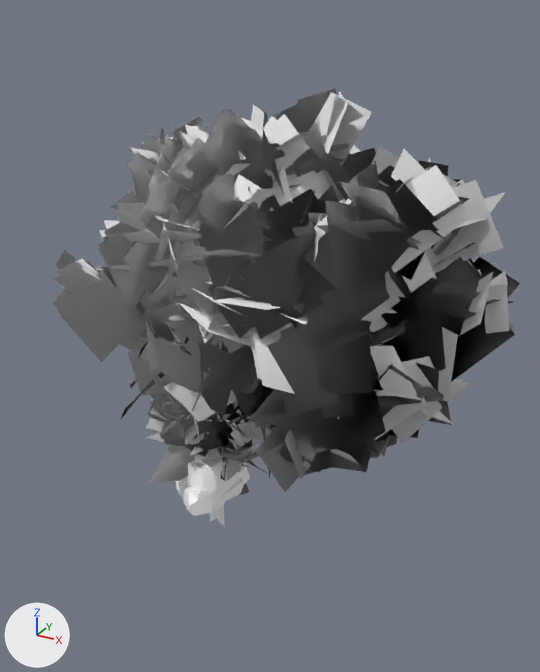
The glTF model games/verb-hatchery/assets/qnature/qnature.glb, before and after one commit.
Camera for both pictures: a 50 mm camera at (15.7, -23.5, 19.6) aimed at (2.9, -0.2, 7.9). Lighting does not change. The marker at lower left points along +X, +Y and +Z. The picture after the commit comes second.

In view in the first picture: 'CommonTree_1', 'CommonTree_2', 'DeadTree_2', 'Pine_2', 'Rock_Medium_3', 'TwistedTree_1', 'TwistedTree_3', 'TwistedTree_5' and 11 more.
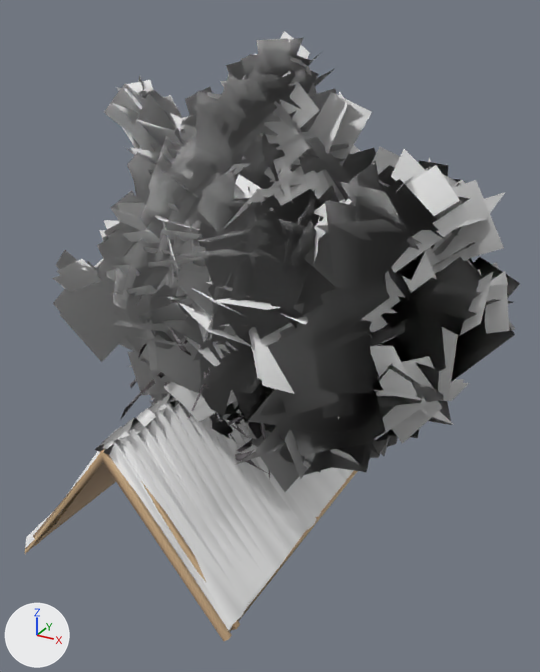
Pixel boxes (x1, y1, x2, y2) of what changed, in the pictures (540 x 672 px):
'Roof_RoundTiles_8x12', added
    after: (25, 393, 358, 641)
'TwistedTree_Big', added
    after: (94, 31, 334, 447)
'Rock_Medium_3', unchanged, covered by the edit
    before: (178, 458, 244, 516)
'CommonTree_1', unchanged, covered by the edit
    before: (146, 397, 256, 457)
    after: (216, 409, 250, 446)

The change, as a diff of the scene's bpy script:
```diff
--- a/games/verb-hatchery/assets/qnature/qnature.glb.py
+++ b/games/verb-hatchery/assets/qnature/qnature.glb.py
@@ mat_defaultmaterial_102 @@
+mat_defaultmaterial_102 = bpy.data.materials.new('DefaultMaterial.102')
+mat_defaultmaterial_102.use_nodes = True; mat_defaultmaterial_102.node_tree.nodes.clear()
+_N = mat_defaultmaterial_102.node_tree.nodes; _L = mat_defaultmaterial_102.node_tree.links
+n0 = _N.new('ShaderNodeOutputMaterial'); n0.name = 'Material Output'
+n1 = _N.new('ShaderNodeBsdfPrincipled'); n1.name = 'Principled BSDF'
+n2 = _N.new('ShaderNodeVertexColor'); n2.name = 'Color Attribute'
+_L.new(n1.outputs[0], n0.inputs[0])  # 'BSDF' to 'Surface'
+_L.new(n2.outputs[0], n1.inputs[0])  # 'Color' to 'Base Color'
@@ mat_defaultmaterial_085 @@
+mat_defaultmaterial_085 = bpy.data.materials.new('DefaultMaterial.085')
+mat_defaultmaterial_085.use_nodes = True; mat_defaultmaterial_085.node_tree.nodes.clear()
+_N = mat_defaultmaterial_085.node_tree.nodes; _L = mat_defaultmaterial_085.node_tree.links
+n0 = _N.new('ShaderNodeOutputMaterial'); n0.name = 'Material Output'
+n1 = _N.new('ShaderNodeBsdfPrincipled'); n1.name = 'Principled BSDF'
+n2 = _N.new('ShaderNodeVertexColor'); n2.name = 'Color Attribute'
+_L.new(n1.outputs[0], n0.inputs[0])  # 'BSDF' to 'Surface'
+_L.new(n2.outputs[0], n1.inputs[0])  # 'Color' to 'Base Color'
@@ me_mesh_102 @@
+me_mesh_102.from_pydata(...)  # 2810 vertices, 1907 faces; spans x -4.6..6.5, y -4.5..7.5, z -0.2..18.8
+me_mesh_102.materials.append(mat_defaultmaterial_102)
@@ me_mesh_85 @@
+me_mesh_85.from_pydata(...)  # 478 vertices, 625 faces; spans x -4.98..4.98, y -7.02..7.11, z -0.78..6.0
+me_mesh_85.materials.append(mat_defaultmaterial_085)
@@ ob_twistedtree_big @@
+ob_twistedtree_big = bpy.data.objects.new('TwistedTree_Big', me_mesh_102)
+ob_twistedtree_big.location = (0.0, 0.0, 0.0)
@@ ob_roof_roundtiles_8x12 @@
+ob_roof_roundtiles_8x12 = bpy.data.objects.new('Roof_RoundTiles_8x12', me_mesh_85)
+ob_roof_roundtiles_8x12.location = (0.0, 0.0, 0.0)
```
